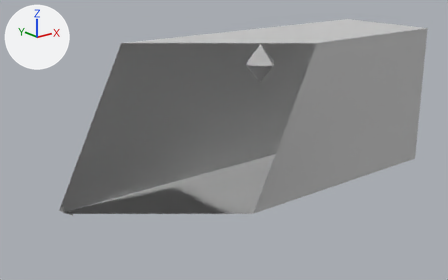
The FBX model RaiderEngine/demos/demo3dCarousel/maps/warehouse.fbx as it was, and as the next commit left it.
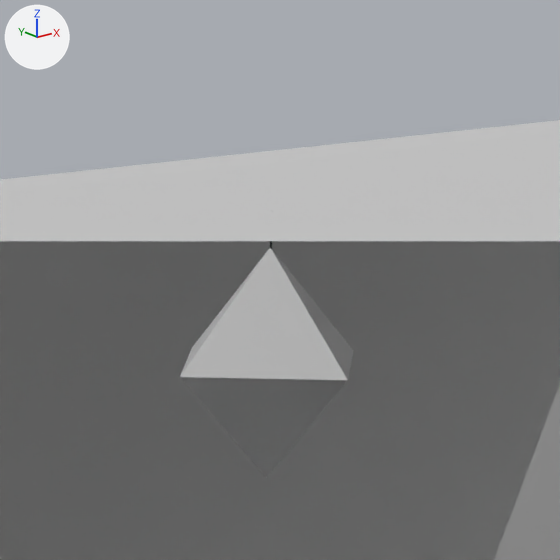
Old and new are each drawn from a camera (50 mm lens) standing at (-5.98, -12.02, 6.29) and looking at (3.72, 0.11, 1.43) and again close up on the part from 48% to 69% of the width and 1% to 34% of the height. The axes (+X, +Y, +Z) are drawn at upper left. The lights are the same throughout. Everything nearer to the camera than a plane just in front of the edit is cut away. Where no turn or scale is listed for an object, it has been applied to the vertices.

The older version as bpy lines, for what is in view:
```python
me_mesh = bpy.data.meshes.new('Mesh')
me_mesh.from_pydata(...)  # 14 vertices, 22 faces; spans x -5.0..5.0, y -14.0..1.5, z 0.0..4.0
me_mesh.materials.append(mat_material__133)  # its picture is missing
me_mesh_002 = bpy.data.meshes.new('Mesh.002')
me_mesh_002.from_pydata([(0.0, 0.0, 0.5), (0.5, 0.0, 0.0), (0.0, 0.5, 0.0), (-0.5, 0.0, 0.0), (0.0, -0.5, 0.0), (0.0, 0.0, -0.5)], [], [(0, 1, 2), (0, 2, 3), (0, 3, 4), (0, 4, 1), (5, 2, 1), (5, 3, 2), (5, 4, 3), (5, 1, 4)])
ob_l_point_100 = bpy.data.objects.new('l_point(100)', me_mesh_002)
ob_l_point_100.location = (4.855, 0.0, 3.347)
ob_plane001 = bpy.data.objects.new('Plane001', me_mesh)
ob_plane001.location = (5.0, 0.0, 0.0)
```
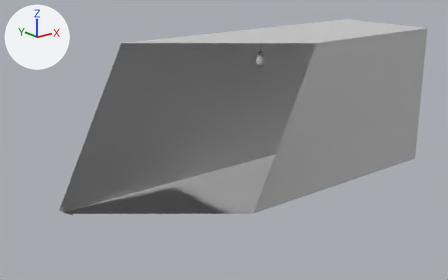
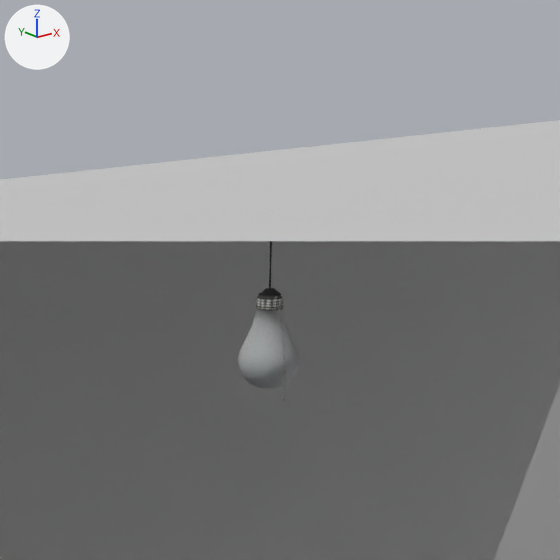
Where the change shows, as pixel boxes (x1, y1, x2, y2) in the close-ups (560 x 560 px):
'l_point(100)', rescaled (not visible afterwards): before (180, 248, 353, 478)
'ceilingLight(castShadows=1)', unchanged, uncovered by the edit: before (270, 241, 272, 249); after (238, 241, 300, 401)

The change in detail:
Object 'l_point(100)' (ob_l_point_100) is rescaled from (1.0, 1.0, 1.0) to (0.193, 0.193, 0.193).
